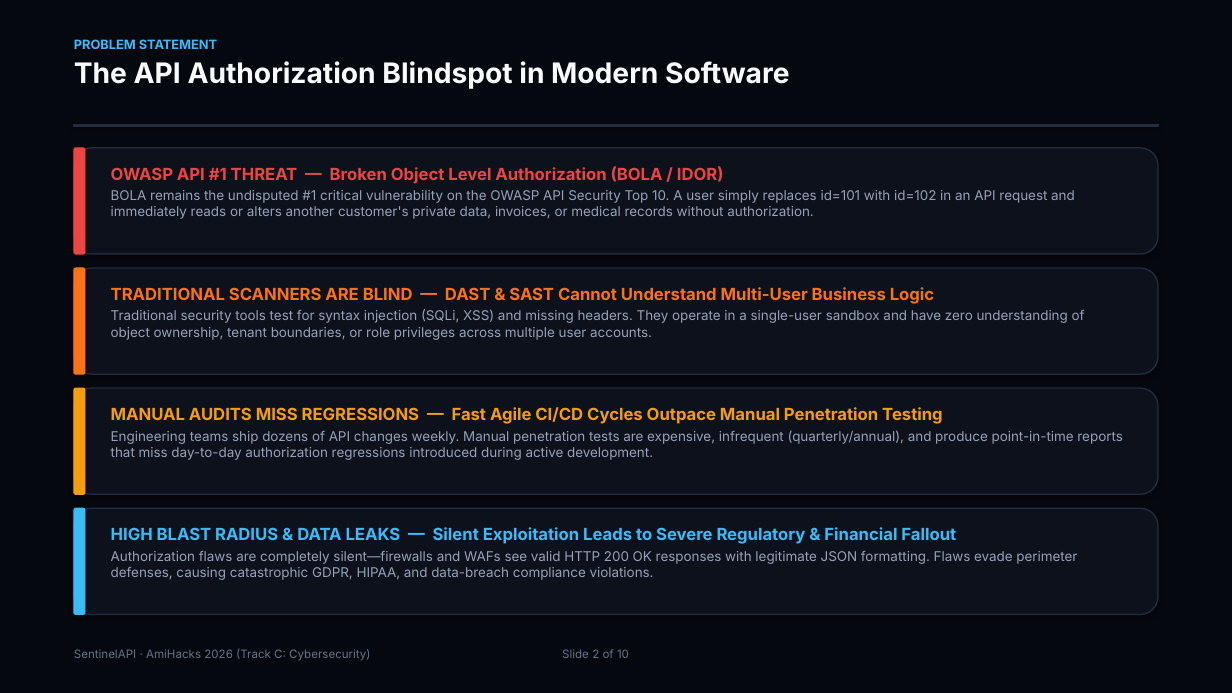
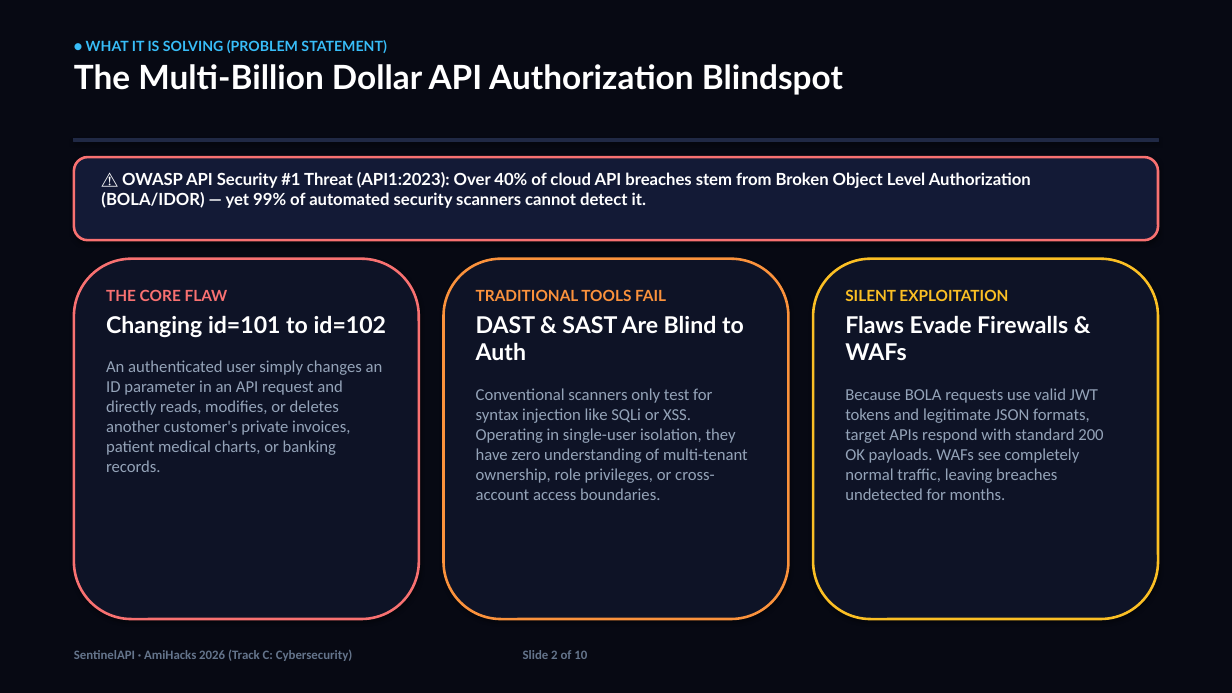
Before and after one commit to x03tanuj/sentinel-api, a slide deck: slide 2 of slides/SentinelAPI_Pitch.pptx. Drawn at 1232x693 pixels with LibreOffice and Linux fonts; fonts in the diff are those of the drawing. Boxes give left, top, right and bottom in pixels: in the first picture for what was removed or moved away, otherwise in the second. Text is boxed around its words. In the diff, an @@ line names an element or a change of style, - is before the commit and + after.

Commit message:
docs: finalize hackathon pitch deck (pptx & pdf) with cyber-tech design, track c prominence, and competitive differentiators

```diff
--- a/slides/SentinelAPI_Pitch.pptx
+++ b/slides/SentinelAPI_Pitch.pptx
@@ rectangle at box(0, 0, 1232, 693): fill #06080F to #070913; outline #06080F 0.75 pt to #070913 0.75 pt @@
@@ text at box(74, 40, 843, 95): text changed; size 22 to 26 pt; font Inter to Lato; text colour #F8FAFC to #FFFFFF @@
-PROBLEM STATEMENT
-The API Authorization Blindspot in Modern Software
+● WHAT IT IS SOLVING (PROBLEM STATEMENT)
+The Multi-Billion Dollar API Authorization Blindspot
@@ rectangle: place and size @@
-rectangle at box(74, 125, 1158, 127)
+rectangle at box(74, 139, 1158, 141)
@@ rectangle at box(74, 139, 1158, 141): fill #232D42 to #202945; outline #232D42 0.75 pt to #202945 0.75 pt @@
@@ rounded rectangle removed at box(74, 148, 85, 254) @@
@@ rounded rectangle: place and size @@
-rounded rectangle at box(74, 148, 1158, 254)
+rounded rectangle at box(74, 157, 1158, 240)
@@ rounded rectangle at box(74, 157, 1158, 240): fill #0D111C to #131A36; outline #232D42 1 pt to #F87171 2 pt @@
@@ text at box(101, 172, 1031, 208): text changed; size 10.5 to 13 pt; font Inter to Lato; text colour #94A3B8 to #FFFFFF; bold on @@
-OWASP API #1 THREAT — Broken Object Level Authorization (BOLA / IDOR)
-BOLA remains the undisputed #1 critical vulnerability on the OWASP API Security Top 10. A user simply replaces id=101 with id=102 in an API request and immediately reads or alters another customer's private data, invoices, or medical records without authorization.
+⚠️ OWASP API Security #1 Threat (API1:2023): Over 40% of cloud API breaches stem from Broken Object Level Authorization (BOLA/IDOR) — yet 99% of automated security scanners cannot detect it.
@@ rounded rectangle removed at box(74, 268, 1158, 374) @@
@@ rounded rectangle removed at box(74, 268, 85, 374) @@
@@ rounded rectangle added at box(74, 259, 419, 619), fill #0E1326, outline #F87171 2 pt @@
@@ rounded rectangle added at box(444, 259, 788, 619), fill #0E1326, outline #FB923C 2 pt @@
@@ rounded rectangle: place and size @@
-rounded rectangle at box(74, 388, 1158, 494)
+rounded rectangle at box(813, 259, 1158, 619)
@@ rounded rectangle at box(813, 259, 1158, 619): fill #0D111C to #0E1326; outline #232D42 1 pt to #FBBF24 2 pt @@
@@ text added at box(106, 289, 387, 472), 13 pt, text #94A3B8 @@
+THE CORE FLAW
+Changing id=101 to id=102
+An authenticated user simply changes an ID parameter in an API request and directly reads, modifies, or deletes another customer's private invoices, patient medical charts, or banking records.
@@ text at box(476, 289, 748, 500): text changed; size 10.5 to 13 pt; font Inter to Calibri @@
-TRADITIONAL SCANNERS ARE BLIND — DAST & SAST Cannot Understand Multi-User Business Logic
-Traditional security tools test for syntax injection (SQLi, XSS) and missing headers. They operate in a single-user sandbox and have zero understanding of object ownership, tenant boundaries, or role privileges across multiple user accounts.
+TRADITIONAL TOOLS FAIL
+DAST & SAST Are Blind to Auth
+Conventional scanners only test for syntax injection like SQLi or XSS. Operating in single-user isolation, they have zero understanding of multi-tenant ownership, role privileges, or cross-account access boundaries.
@@ text added at box(845, 289, 1103, 500), 13 pt, text #94A3B8 @@
+SILENT EXPLOITATION
+Flaws Evade Firewalls & WAFs
+Because BOLA requests use valid JWT tokens and legitimate JSON formats, target APIs respond with standard 200 OK payloads. WAFs see completely normal traffic, leaving breaches undetected for months.
@@ rounded rectangle removed at box(74, 388, 85, 494) @@
@@ text removed at box(111, 407, 1122, 460) @@
-MANUAL AUDITS MISS REGRESSIONS — Fast Agile CI/CD Cycles Outpace Manual Penetration Testing
-Engineering teams ship dozens of API changes weekly. Manual penetration tests are expensive, infrequent (quarterly/annual), and produce point-in-time reports that miss day-to-day authorization regressions introduced during active development.
@@ rounded rectangle removed at box(74, 508, 1158, 615) @@
@@ rounded rectangle removed at box(74, 508, 85, 615) @@
@@ text removed at box(111, 527, 1077, 580) @@
-HIGH BLAST RADIUS & DATA LEAKS — Silent Exploitation Leads to Severe Regulatory & Financial Fallout
-Authorization flaws are completely silent—firewalls and WAFs see valid HTTP 200 OK responses with legitimate JSON formatting. Flaws evade perimeter defenses, causing catastrophic GDPR, HIPAA, and data-breach compliance violations.
@@ text "SentinelAPI · AmiHacks 2026 (Track ..." at box(74, 650, 587, 661): size 9 to 10 pt, font Inter to Calibri, bold on @@
```
Also in this commit, not shown: 7 other slides changed, 2 slides added, 2 slides removed, 10 other files.
